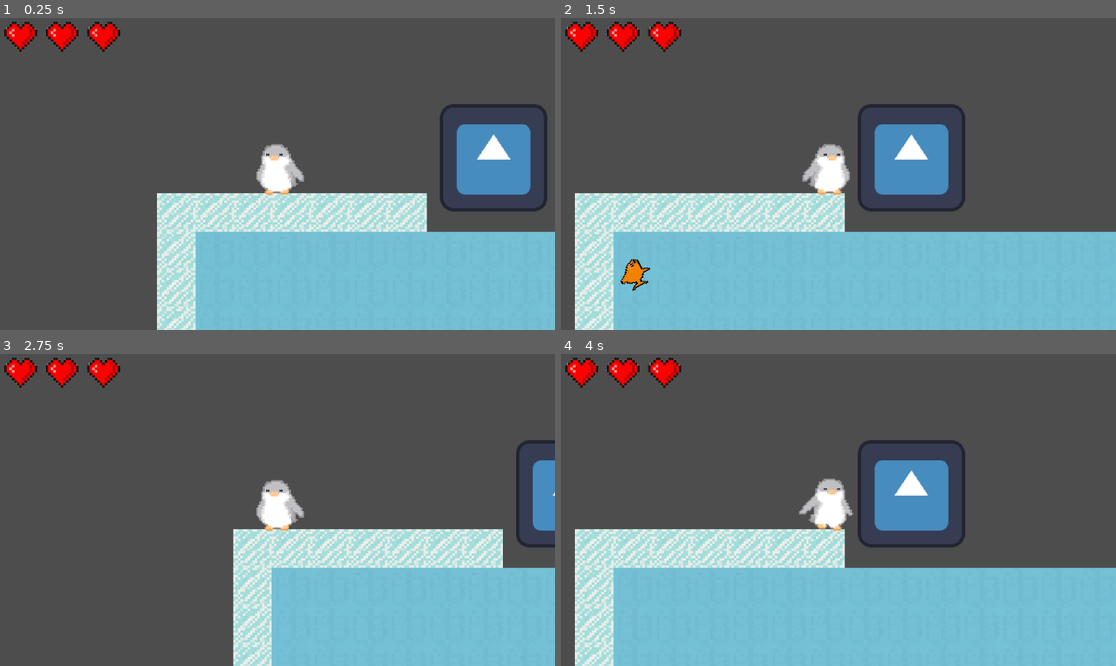
Above: before the commit, frames 1-4 (two rows, left to right).
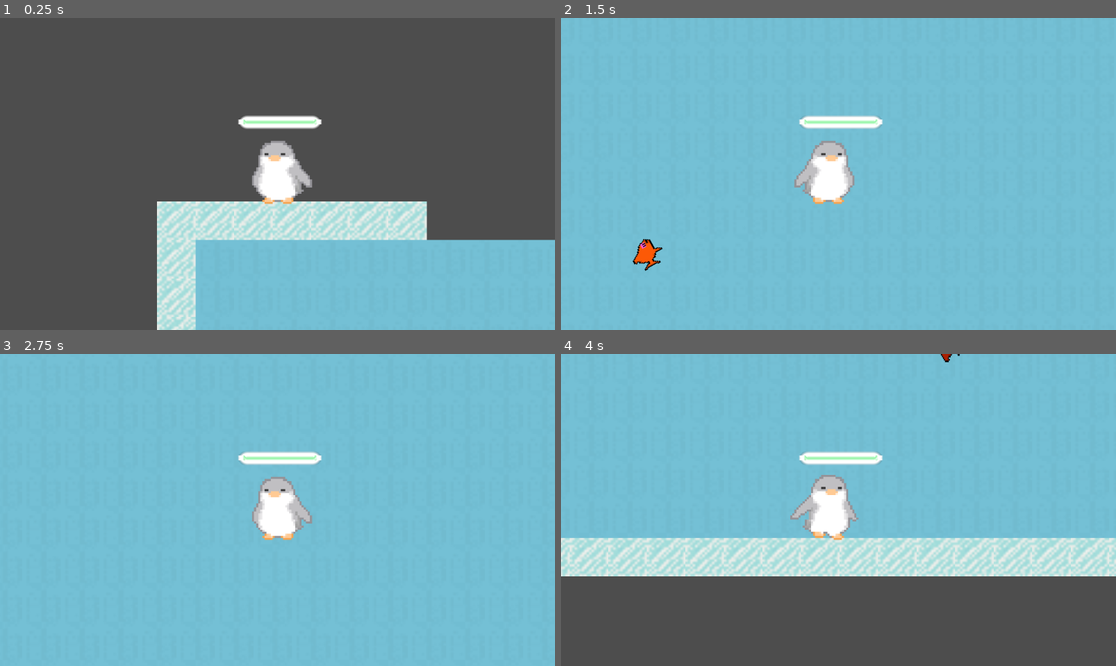
Above: after the commit, the same moments.

Repository: Jesuscanwalk/Under-da-sea
Game: Godot game, scene res://test.tscn
The game is run twice, just before and just after one commit, with the same random seed, the same clock (stepped at 60 frames per second) and the same inputs. Before the commit the project has no main scene; this scene is started directly in both runs. The engine's default icon, where the game draws it, is replaced by a stand-in: a white triangle on a blue panel in a dark square.
Inputs:
- Up to frame 1 (0.25 s): no input
- Up to frame 2 (1.5 s): tap Enter at 0.5 s; hold D (right) from 0.53 s (still down); tap Space (jump, bound only before the commit) at 0.6, 0.77, 1.07, 1.35 s
- Up to frame 3 (2.75 s): tap Space (jump, bound only before the commit) at 1.52, 1.82, 2.1 s; release D (right) at 2.03 s; hold A (left) from 2.03 s (still down)
- Up to frame 4 (4 s): release A (left) at 2.78 s; hold D (right) from 2.78 s (still down); tap Space (jump, bound only before the commit) at 2.85, 3.02, 3.32, 3.6, 3.77 s

The runs differ from the first frame. In frame 1, 13% of the frame differs, in the area x 0-100%, y 1-100%; in frame 2, 71%; in frame 3, 83%; in frame 4, 97%, in the area x 0-100%, y 0-100%.

Commit message:
Revert "Merge branch 'main' into forcing-fish-inside-the-area"
This reverts commit fd2b41ed8798a7b7de9f18f4ce14211d2645200b, reversing
changes made to 7661939c74e136d649562e83ea3e144f104de052.

Diff:
--- a/under-da-sea/bars/HeartGUI.tscn
+++ /dev/null
@@ -1,20 +0,0 @@
-[gd_scene load_steps=3 format=3 uid="uid://lyhl4vbwu6xy"]
-
-[ext_resource type="Script" path="res://bars/heart_gui.gd" id="1_8mitw"]
-[ext_resource type="Texture2D" uid="uid://sbsxey8j7jg5" path="res://hearts.png" id="2_ivb7y"]
-
-[node name="HeartGUI" type="Panel"]
-self_modulate = Color(1, 1, 1, 0)
-custom_minimum_size = Vector2(16, 13)
-offset_right = 85.0
-offset_bottom = 77.0
-pivot_offset = Vector2(9, 16)
-script = ExtResource("1_8mitw")
-
-[node name="Sprite2D" type="Sprite2D" parent="."]
-position = Vector2(14.0625, 8.0625)
-scale = Vector2(1.19531, 1.19531)
-texture = ExtResource("2_ivb7y")
-centered = false
-offset = Vector2(-8, -8)
-hframes = 2
--- a/under-da-sea/bars/heart_gui.gd
+++ /dev/null
@@ -1,7 +0,0 @@
-extends Panel
-
-@onready var sprite = $Sprite2D
-
-func update(whole: bool):
-	if whole: sprite.frame = 0
-	else: sprite.frame = 1
--- a/under-da-sea/bars/hearts_container.gd
+++ /dev/null
@@ -1,15 +0,0 @@
-extends HBoxContainer
-
-@onready var HeartGUIClass = preload("res://bars/HeartGUI.tscn")
-
-func setMaxHearts(max: int):
-	for i in range(max):
-		var heart = HeartGUIClass.instantiate()
-		add_child(heart)
-
-func updateHearts(current_health: int):
-	var hearts = get_children()
-	for i in range(current_health):
-		hearts[i].update(true)
-	for i in range(current_health, hearts.size()):
-		hearts[i].update(false)
--- a/under-da-sea/bars/hearts_container.tscn
+++ /dev/null
@@ -1,7 +0,0 @@
-[gd_scene load_steps=2 format=3 uid="uid://c8fnv6um65h85"]
-
-[ext_resource type="Script" path="res://bars/hearts_container.gd" id="1_2tgod"]
-
-[node name="HeartsContainer" type="HBoxContainer"]
-theme_override_constants/separation = 70
-script = ExtResource("1_2tgod")
--- a/under-da-sea/mob/mob.gd
+++ b/under-da-sea/mob/mob.gd
@@ -22,7 +22,7 @@
 	)
 	hitbox.body_entered.connect(func (body: Node) -> void:
 		if body is Player:
-			body.current_health -= damage
+			body.health -= damage
 			damage_timer.start()
 			)
 	hitbox.body_exited.connect(func (body: Node) -> void:
@@ -30,7 +30,7 @@
 			damage_timer.stop()
 			)
 	damage_timer.timeout.connect(func () -> void:
-		_player.current_health -= damage
+		_player.health -= damage
 		)
 
 func _physics_process(delta: float) -> void:
--- a/under-da-sea/mob/mob.tscn
+++ b/under-da-sea/mob/mob.tscn
@@ -4,27 +4,23 @@
 [ext_resource type="Script" path="res://mob/mob.gd" id="1_lqw1b"]
 
 [sub_resource type="RectangleShape2D" id="RectangleShape2D_ykmop"]
-size = Vector2(43, 41.5)
+size = Vector2(127, 125)
 
 [sub_resource type="CircleShape2D" id="CircleShape2D_fatr0"]
-radius = 75.2396
+radius = 226.797
 
 [sub_resource type="RectangleShape2D" id="RectangleShape2D_eagxg"]
-size = Vector2(42.5, 40)
+size = Vector2(140, 132)
 
 [node name="Mob" type="CharacterBody2D"]
-collision_layer = 4
-collision_mask = 4
 motion_mode = 1
 script = ExtResource("1_lqw1b")
 
 [node name="Sprite2D" type="Sprite2D" parent="."]
-position = Vector2(-6.25, -21.75)
-scale = Vector2(0.347656, 0.347656)
 texture = ExtResource("1_0glb4")
 
 [node name="CollisionShape2D2" type="CollisionShape2D" parent="."]
-position = Vector2(-7, -25)
+position = Vector2(0.5, -0.5)
 shape = SubResource("RectangleShape2D_ykmop")
 debug_color = Color(0.73755, 0.40624, 0.61582, 0.42)
 
@@ -32,13 +28,12 @@
 unique_name_in_owner = true
 
 [node name="CollisionShape2D" type="CollisionShape2D" parent="DetectionArea"]
-position = Vector2(-4, -22)
 shape = SubResource("CircleShape2D_fatr0")
 
 [node name="Hitbox" type="Area2D" parent="."]
 
 [node name="CollisionShape2D" type="CollisionShape2D" parent="Hitbox"]
-position = Vector2(-5, -25)
+position = Vector2(-2, 0)
 shape = SubResource("RectangleShape2D_eagxg")
 debug_color = Color(0.808213, 0.33409, 0.630594, 0.42)
 
--- a/under-da-sea/player/player.gd
+++ b/under-da-sea/player/player.gd
@@ -1,38 +1,23 @@
 class_name Player extends CharacterBody2D
 
-signal health_changed
-
+@onready var health_bar: ProgressBar = $Control/HealthBar
 @onready var collision_shape_2d: CollisionShape2D = $CollisionShape2D
+@export var max_health := 5
 @onready var animated_sprite: AnimatedSprite2D = $AnimationPlayer
 
-@export var SPEED : float = 130.0
-@export var JUMP_VELOCITY : float = -250
-@export var SWIM_GRAVITY : float = 0.25
-@export var SWIM_VELOCITY : float = 80
-@export var SWIM_JUMP : float = -200
+const SPEED = 130.0
+const JUMP_VELOCITY = -300.0
 
-@export var max_health = 3
-@onready var current_health: int = max_health
-
+var health := max_health: set = set_health
 var gravity = ProjectSettings.get_setting("physics/2d/default_gravity")
-var is_in_water : bool = false
 
 func _ready() -> void:
-	pass
+	health_bar.max_value = max_health
+	health_bar.value = health
 
 func _physics_process(delta):
 	if not is_on_floor():
-		if(!is_in_water):
-			velocity.y += gravity * delta
-			animated_sprite.play("jump")
-		else:
-			velocity.y = clampf(velocity.y + (gravity * delta * SWIM_GRAVITY), -10000, SWIM_VELOCITY)
-			animated_sprite.play("swim")
-	if Input.is_action_just_pressed("up"):
-		if is_on_floor():
-			velocity.y = JUMP_VELOCITY
-		if is_in_water == true:
-			velocity.y += SWIM_JUMP
+		velocity.y += gravity * delta
 	var direction = Input.get_axis("left", "right")
 	if direction > 0:
 		animated_sprite.flip_h = true
@@ -48,25 +33,15 @@
 	else:
 		velocity.x = move_toward(velocity.x, 0, SPEED)
 	move_and_slide()
-	handle_collision()
+
+func set_health(new_health: int) -> void:
+	var previous_health := health
+	health = clampi(new_health, 0, max_health)
+	health_bar.value = health
+	if health == 0:
+		die()
 
 func die() -> void:
 	queue_free()
 	collision_shape_2d.set_deferred("disabled", true)
 	get_tree().change_scene_to_file("res://menus/end.tscn")
-
-func handle_collision():
-	for i in get_slide_collision_count():
-		var collision = get_slide_collision(i)
-		var collider = collision.get_collider()
-
-func _on_water_detection_water_state_changed(is_in_water):
-	self.is_in_water = is_in_water
-	print(is_in_water)
-
-func _on_hurt_box_area_entered(area: Area2D) -> void:
-	if area.name == "HitBox":
-		current_health -= 1
-	if current_health == 0:
-			die()
-	health_changed.emit(current_health)
--- a/under-da-sea/player/player.tscn
+++ b/under-da-sea/player/player.tscn
@@ -1,72 +1,33 @@
-[gd_scene load_steps=19 format=3 uid="uid://cx3yaof1y7gcr"]
+[gd_scene load_steps=11 format=3 uid="uid://cx3yaof1y7gcr"]
 
 [ext_resource type="Script" path="res://player/player.gd" id="1_qf20f"]
-[ext_resource type="Texture2D" uid="uid://3u4vxkk1jq2c" path="res://player/sprite2-Sheet.png" id="2_wsiwp"]
-[ext_resource type="PackedScene" uid="uid://chey3nfyptsk6" path="res://water/water_detection.tscn" id="3_101xf"]
+[ext_resource type="Texture2D" uid="uid://b7jcsu20axnbj" path="res://player/side-Sheet.png" id="2_d0c36"]
 
-[sub_resource type="AtlasTexture" id="AtlasTexture_ab4fl"]
-atlas = ExtResource("2_wsiwp")
-region = Rect2(4608, 0, 512, 512)
+[sub_resource type="AtlasTexture" id="AtlasTexture_xb4lp"]
+atlas = ExtResource("2_d0c36")
+region = Rect2(0, 0, 640, 640)
 
-[sub_resource type="AtlasTexture" id="AtlasTexture_qrc6p"]
-atlas = ExtResource("2_wsiwp")
-region = Rect2(5120, 0, 512, 512)
+[sub_resource type="AtlasTexture" id="AtlasTexture_ad4h7"]
+atlas = ExtResource("2_d0c36")
+region = Rect2(0, 0, 640, 640)
 
-[sub_resource type="AtlasTexture" id="AtlasTexture_sce4f"]
-atlas = ExtResource("2_wsiwp")
-region = Rect2(5632, 0, 512, 512)
+[sub_resource type="AtlasTexture" id="AtlasTexture_k7b88"]
+atlas = ExtResource("2_d0c36")
+region = Rect2(640, 0, 640, 640)
 
-[sub_resource type="AtlasTexture" id="AtlasTexture_wbqli"]
-atlas = ExtResource("2_wsiwp")
-region = Rect2(0, 0, 512, 512)
+[sub_resource type="AtlasTexture" id="AtlasTexture_42axi"]
+atlas = ExtResource("2_d0c36")
+region = Rect2(1280, 0, 640, 640)
 
-[sub_resource type="AtlasTexture" id="AtlasTexture_173tc"]
-atlas = ExtResource("2_wsiwp")
-region = Rect2(0, 0, 512, 512)
-
-[sub_resource type="AtlasTexture" id="AtlasTexture_hfu20"]
-atlas = ExtResource("2_wsiwp")
-region = Rect2(512, 0, 512, 512)
-
-[sub_resource type="AtlasTexture" id="AtlasTexture_0q6oy"]
-atlas = ExtResource("2_wsiwp")
-region = Rect2(1024, 0, 512, 512)
-
-[sub_resource type="AtlasTexture" id="AtlasTexture_svxwt"]
-atlas = ExtResource("2_wsiwp")
-region = Rect2(1536, 0, 512, 512)
-
-[sub_resource type="AtlasTexture" id="AtlasTexture_8qmra"]
-atlas = ExtResource("2_wsiwp")
-region = Rect2(2048, 0, 512, 512)
-
-[sub_resource type="AtlasTexture" id="AtlasTexture_cbicw"]
-atlas = ExtResource("2_wsiwp")
-region = Rect2(2560, 0, 512, 512)
-
-[sub_resource type="AtlasTexture" id="AtlasTexture_0sw5a"]
-atlas = ExtResource("2_wsiwp")
-region = Rect2(3072, 0, 512, 512)
-
-[sub_resource type="AtlasTexture" id="AtlasTexture_s0xw4"]
-atlas = ExtResource("2_wsiwp")
-region = Rect2(3584, 0, 512, 512)
-
-[sub_resource type="AtlasTexture" id="AtlasTexture_5g4wn"]
-atlas = ExtResource("2_wsiwp")
-region = Rect2(4096, 0, 512, 512)
+[sub_resource type="AtlasTexture" id="AtlasTexture_0keg2"]
+atlas = ExtResource("2_d0c36")
+region = Rect2(1920, 0, 640, 640)
 
 [sub_resource type="SpriteFrames" id="SpriteFrames_atc6j"]
 animations = [{
 "frames": [{
 "duration": 1.0,
-"texture": SubResource("AtlasTexture_ab4fl")
-}, {
-"duration": 1.0,
-"texture": SubResource("AtlasTexture_qrc6p")
-}, {
-"duration": 1e+06,
-"texture": SubResource("AtlasTexture_sce4f")
+"texture": SubResource("AtlasTexture_xb4lp")
 }],
 "loop": true,
 "name": &"idle",
@@ -74,52 +35,36 @@
 }, {
 "frames": [{
 "duration": 1.0,
-"texture": SubResource("AtlasTexture_wbqli")
-}],
-"loop": true,
-"name": &"jump",
-"speed": 5.0
-}, {
-"frames": [{
-"duration": 1.0,
-"texture": SubResource("AtlasTexture_173tc")
+"texture": SubResource("AtlasTexture_ad4h7")
 }, {
 "duration": 1.0,
-"texture": SubResource("AtlasTexture_hfu20")
+"texture": SubResource("AtlasTexture_k7b88")
 }, {
 "duration": 1.0,
-"texture": SubResource("AtlasTexture_0q6oy")
+"texture": SubResource("AtlasTexture_42axi")
 }, {
 "duration": 1.0,
-"texture": SubResource("AtlasTexture_svxwt")
+"texture": SubResource("AtlasTexture_0keg2")
 }],
 "loop": true,
 "name": &"run",
 "speed": 5.0
-}, {
-"frames": [{
-"duration": 1.0,
-"texture": SubResource("AtlasTexture_8qmra")
-}, {
-"duration": 1.0,
-"texture": SubResource("AtlasTexture_cbicw")
-}, {
-"duration": 1.0,
-"texture": SubResource("AtlasTexture_0sw5a")
-}, {
-"duration": 1.0,
-"texture": SubResource("AtlasTexture_s0xw4")
-}, {
-"duration": 1.0,
-"texture": SubResource("AtlasTexture_5g4wn")
-}],
-"loop": true,
-"name": &"swim",
-"speed": 5.0
 }]
 
 [sub_resource type="CircleShape2D" id="CircleShape2D_xuwma"]
-radius = 8.0
+radius = 9.43398
+
+[sub_resource type="StyleBoxFlat" id="StyleBoxFlat_riqx2"]
+bg_color = Color(0.550956, 0.96135, 0.625933, 1)
+border_width_left = 2
+border_width_top = 2
+border_width_right = 2
+border_width_bottom = 2
+border_color = Color(1, 1, 1, 1)
+corner_radius_top_left = 10
+corner_radius_top_right = 10
+corner_radius_bottom_right = 10
+corner_radius_bottom_left = 10
 
 [node name="Player" type="CharacterBody2D"]
 position = Vector2(0, 3)
@@ -129,20 +74,27 @@
 position = Vector2(-2, -7)
 scale = Vector2(0.0859375, 0.084375)
 sprite_frames = SubResource("SpriteFrames_atc6j")
-animation = &"swim"
-frame_progress = 0.239406
+animation = &"idle"
 
 [node name="CollisionShape2D" type="CollisionShape2D" parent="."]
+position = Vector2(1, 2)
 shape = SubResource("CircleShape2D_xuwma")
 
-[node name="WaterDetection" parent="." instance=ExtResource("3_101xf")]
-position = Vector2(-1, -2)
+[node name="Control" type="Control" parent="."]
+layout_mode = 3
+anchors_preset = 0
+offset_top = -3.0
+offset_right = 40.0
+offset_bottom = 37.0
 
-[node name="HurtBox" type="Area2D" parent="."]
-collision_mask = 5
-
-[node name="CollisionShape2D" type="CollisionShape2D" parent="HurtBox"]
-shape = SubResource("CircleShape2D_xuwma")
-
-[connection signal="water_state_changed" from="WaterDetection" to="." method="_on_water_detection_water_state_changed"]
-[connection signal="area_entered" from="HurtBox" to="." method="_on_hurt_box_area_entered"]
+[node name="HealthBar" type="ProgressBar" parent="Control"]
+layout_mode = 0
+offset_left = -16.0
+offset_top = -21.0
+offset_right = 18.0
+offset_bottom = -16.0
+pivot_offset = Vector2(48, -11)
+theme_override_styles/fill = SubResource("StyleBoxFlat_riqx2")
+max_value = 3.0
+value = 3.0
+show_percentage = false
--- a/under-da-sea/project.godot
+++ b/under-da-sea/project.godot
@@ -11,6 +11,7 @@
 [application]
 
 config/name="under da sea"
+run/main_scene="res://test.tscn"
 config/features=PackedStringArray("4.3", "Forward Plus")
 config/icon="res://icon.svg"
 
@@ -41,16 +42,9 @@
 "events": [Object(InputEventKey,"resource_local_to_scene":false,"resource_name":"","device":-1,"window_id":0,"alt_press …(195 unchanged characters)…
 ]
 }
-jump={
-"deadzone": 0.5,
-"events": [Object(InputEventKey,"resource_local_to_scene":false,"resource_name":"","device":-1,"window_id":0,"alt_pressed":false,"shift_pressed":false,"ctrl_pressed":false,"meta_pressed":false,"pressed":false,"keycode":0,"physical_keycode":32,"key_label":0,"unicode":32,"location":0,"echo":false,"script":null)
-]
-}
 
 [layer_names]
 
-2d_physics/layer_2="water"
-
-[rendering]
-
-textures/canvas_textures/default_texture_filter=3
+2d_physics/layer_1="World"
+2d_physics/layer_2="Player"
+2d_physics/layer_3="Fish"
--- a/under-da-sea/test.gd
+++ b/under-da-sea/test.gd
@@ -1,7 +1,4 @@
 extends Node2D
-
-@onready var HeartsContainer = $CanvasLayer/HeartsContainer
-@onready var player = $Player
 
 @export var num := 100
 @export var min := 80
@@ -35,10 +32,6 @@
 		#object.global_position = get_spawn_point_global(SpawnCollisionShape)
 		#add_child(object)
 	pass
-
-	HeartsContainer.setMaxHearts(player.max_health)
-	HeartsContainer.updateHearts(player.current_health)
-	player.health_changed.connect(HeartsContainer.updateHearts)
 
 func spawnFish():
 	var fish : Area2D = preload("res://Fish/fish.tscn").instantiate()
--- a/under-da-sea/test.tscn
+++ b/under-da-sea/test.tscn
@@ -3,10 +3,8 @@
 [ext_resource type="PackedScene" uid="uid://cx3yaof1y7gcr" path="res://player/player.tscn" id="1_pjuui"]
 [ext_resource type="Script" path="res://test.gd" id="1_rt6y5"]
 [ext_resource type="PackedScene" uid="uid://1f3hioeimvb6" path="res://menus/pause menu.tscn" id="3_2encr"]
-[ext_resource type="Texture2D" uid="uid://b7b25hc2d8itu" path="res://map/Lands2.png" id="3_8w17r"]
+[ext_resource type="Texture2D" uid="uid://b7b25hc2d8itu" path="res://Lands2.png" id="3_8w17r"]
 [ext_resource type="PackedScene" uid="uid://cnv6j7ubi85lw" path="res://Fish/fish.tscn" id="4_piqol"]
-[ext_resource type="PackedScene" uid="uid://c8fnv6um65h85" path="res://bars/hearts_container.tscn" id="6_ascy7"]
-[ext_resource type="PackedScene" uid="uid://rnuiv84gehib" path="res://mob/mob.tscn" id="7_bkfj6"]
 
 [sub_resource type="PhysicsMaterial" id="PhysicsMaterial_nvpt5"]
 
@@ -54,8 +52,6 @@
 [node name="PauseMenu" parent="CanvasLayer" instance=ExtResource("3_2encr")]
 visible = false
 
-[node name="HeartsContainer" parent="CanvasLayer" instance=ExtResource("6_ascy7")]
-
 [node name="Timer" type="Timer" parent="."]
 autostart = true
 
@@ -73,8 +69,5 @@
 position = Vector2(-4, 0)
 shape = SubResource("RectangleShape2D_8w2t7")
 
-[node name="Mob" parent="." instance=ExtResource("7_bkfj6")]
-position = Vector2(274, 341)
-
 [connection signal="timeout" from="Timer" to="." method="_on_timer_timeout"]
 [connection signal="area_exited" from="fishfolder/Area2D" to="." method="_on_area_2d_area_exited"]
--- a/under-da-sea/water/water_detection.gd
+++ /dev/null
@@ -1,19 +0,0 @@
-extends Area2D
-
-signal water_state_changed(is_in_water : bool)
-
-var is_in_water : bool = false;
-
-func _on_body_entered(body):
-	if(is_in_water == false):
-		var overlapping_bodies = get_overlapping_bodies()
-
-		if(overlapping_bodies.size() >= 1):
-			is_in_water = true
-			emit_signal("water_state_changed", is_in_water)
-
-func _on_body_exited(body):
-	var overlapping_bodies = get_overlapping_bodies()
-	if(overlapping_bodies.size() == 0):
-		is_in_water = false
-		emit_signal("water_state_changed", is_in_water)
--- a/under-da-sea/water/water_detection.tscn
+++ /dev/null
@@ -1,18 +0,0 @@
-[gd_scene load_steps=3 format=3 uid="uid://chey3nfyptsk6"]
-
-[ext_resource type="Script" path="res://water/water_detection.gd" id="1_i33g1"]
-
-[sub_resource type="CircleShape2D" id="CircleShape2D_xuwma"]
-radius = 7.0
-
-[node name="WaterDetection" type="Area2D"]
-collision_layer = 0
-collision_mask = 2
-script = ExtResource("1_i33g1")
-
-[node name="CollisionShape2D" type="CollisionShape2D" parent="."]
-position = Vector2(1, 2)
-shape = SubResource("CircleShape2D_xuwma")
-
-[connection signal="body_entered" from="." to="." method="_on_body_entered"]
-[connection signal="body_exited" from="." to="." method="_on_body_exited"]
Binary file removed: under-da-sea/Background2 (1).aseprite
Binary file removed: under-da-sea/Background2 (1).png
Not shown, removed: under-da-sea/Background2 (1).png.import
Binary file removed: under-da-sea/Hearts Full & Not (1).aseprite
Binary file removed: under-da-sea/Hearts Full & Not (1).png
Not shown, removed: under-da-sea/Hearts Full & Not (1).png.import
Binary file removed: under-da-sea/Hearts Full & Not-Sheet.aseprite
Binary file removed: under-da-sea/Igloo.aseprite
Binary file removed: under-da-sea/Igloo.png
Not shown, removed: under-da-sea/Igloo.png.import
Renamed: under-da-sea/map/Lands2.png -> under-da-sea/Lands2.png
Not shown, changed: under-da-sea/Lands2.png.import
(and 16 more such lines)
